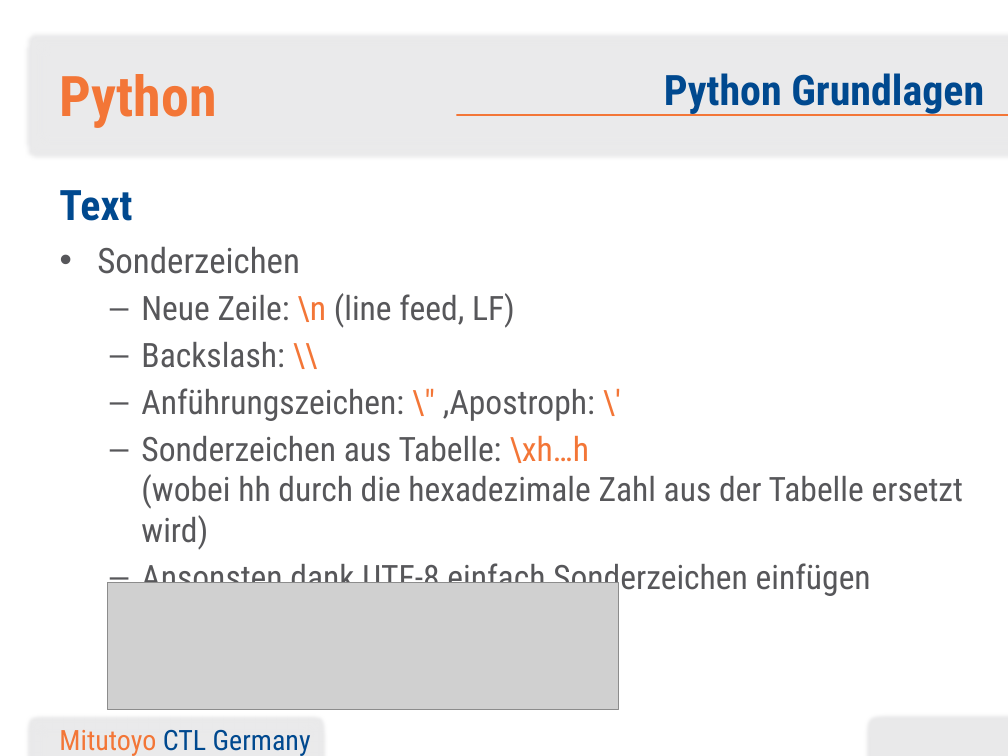
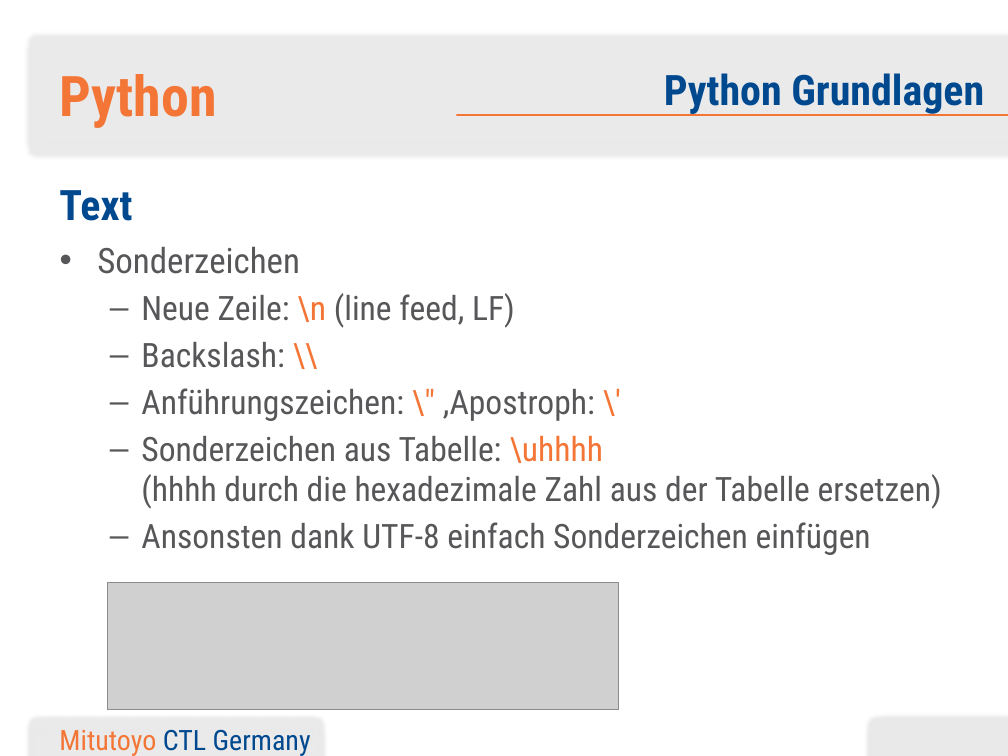
Before and after one commit to BogyMitutoyoCTL/OpenCV-gesture-recognition, a slide deck: slide 30 of Anleitungen/Python.pptx. Drawn at 1008x756 pixels with LibreOffice and Linux fonts; fonts in the diff are those of the drawing; grey boxes stand for pictures; background and template pictures are left out. Boxes give left, top, right and bottom in pixels: in the first picture for what was removed or moved away, otherwise in the second. Text is boxed around its words. In the diff, an @@ line names an element or a change of style, - is before the commit and + after.

Commit message:
Fix Unicode character bug

```diff
--- a/Anleitungen/Python.pptx
+++ b/Anleitungen/Python.pptx
@@ text at <box>141,435,942,509</box>: text changed @@
-  – Sonderzeichen aus Tabelle: \xh…h
-    (wobei hh durch die hexadezimale Zahl aus der Tabelle ersetzt wird)
+  – Sonderzeichen aus Tabelle: \uhhhh
+    (hhhh durch die hexadezimale Zahl aus der Tabelle ersetzen)
```
